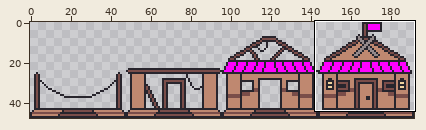
File history of a sprite sheet, res/sprite/building_barracks.png. The picture above shows the old version from afar; the outline marks the close-up.
Close-up. The starting point:
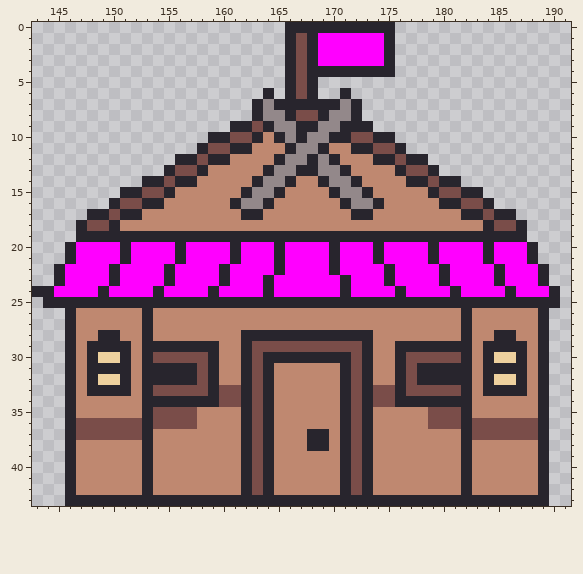
The file is 192x48 pixels. Shown: x 143..191, y 0..43. The commit also changed other parts of the picture, which this record leaves out.
After the commit:
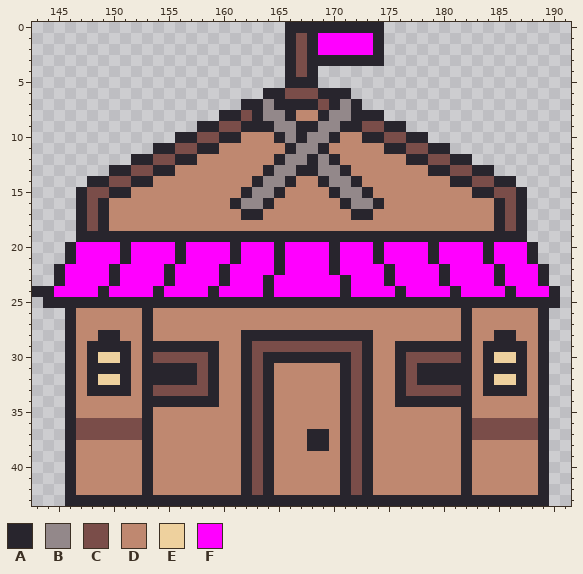
Palette (. is transparent): A #28252d  B #93888a  C #7a4d49  D #bf8870  E #eed19e  F #ff00ff
What changed:
Changed rows in their new state; - is an unchanged pixel.
first column x 147:
 0 ----------------------------.------------
 1 ---------------------------A.------------
 2 ---------------------------A.------------
 3 ----------------------AAAAAA.------------
 4 ----------------------.......------------
 5 --------------------A--------------------
 6 ------------------AC-CAA-----------------
 7 ---------------A------C------------------
 8 -------------AAC----DD----AA-------------
 9 -----------AACC-A---------CCAA-----------
10 ---------AACC-ADD-------DDA-CCAA---------
11 -------AACC-ADDD---------DDDA-CCAA-------
12 -----AACC--DDD-------------DDD--CCAA-----
13 ---AACCA-DDD-----------------DDD-ACCAA---
14 -AACCA-DDDD-------------------DDDD-ACCAA-
15 ACCA-DDDD-----------------------DDDD-ACCA
16 ACADDDDD-------------------------DDDDDACA
17 AC-DDD-----------------------------DDD-CA
18 --AD---------------------------------DA--
first column x 154:
33 ------DD------------DD------
34 ------DD------------DD------
35 DDDD---------------------DDD
36 DDDD---------------------DDD
